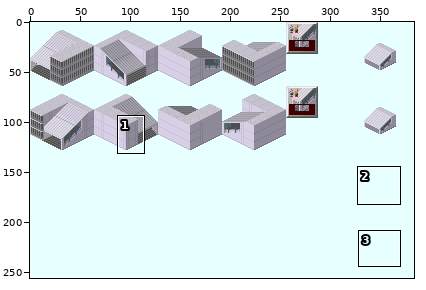
One commit to this sprite sheet: Cublic/With_EV/Station_With_Stair_EV.png. Above, an overview of the earlier version with the close-up marked.
Close-up. Before the commit:
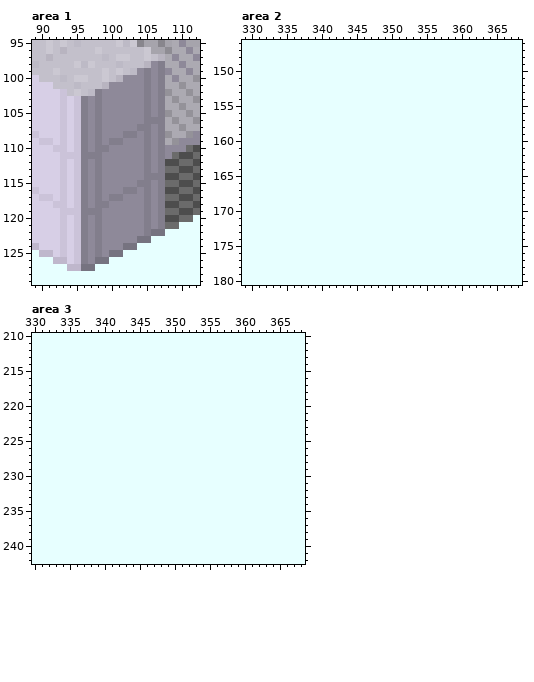
The file is 384x256 pixels. Colours within 5 levels of each other are drawn and written as one. Shown: area 1: x 89..112, y 95..129; area 2: x 329..368, y 146..180; area 3: x 330..368, y 210..242. The commit also changed other parts of the picture, which this record leaves out.
After:
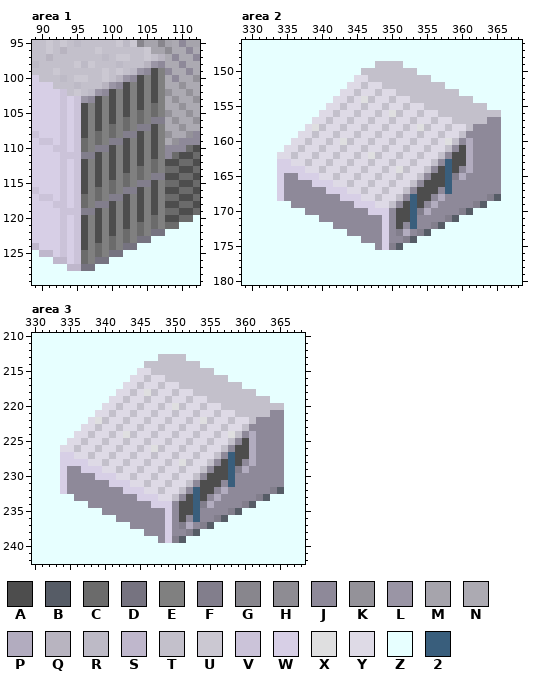
Palette (. is transparent): A #4d4d4d  B #565c66  C #6b6b6b  D #767380  E #808080  F #827e8c  G #88868d  H #8e8c93  J #8e8999  K #949299  L #9a95a5  M #a6a4ac  N #acaab2  P #b2acbf  Q #b8b4c0  R #bdbac6  S #bfb7cc  T #c3c0cb  U #cbc8d2  V #cbc3d9  W #d7cfe6  X #dfdfe0  Y #dedae6  Z #e7ffff  2 #395e7c
Difference:
Area 1:
y 98: x 106..107 JF -> LJ
y 99: x 104..107 JFJF -> LJAE
y 100: x 102 J -> L; x 104..107 JFJF -> AEAE
y 101: x 100 J -> L; x 102..107 JJJFJF -> AEAEAE
y 102: x 98 F -> L; x 100..107 JJJJJFJF -> AEAEAEAE
y 103: x 96 F -> L; x 98..107 FJJJJJJFJF -> AEAEAEAEAE
y 104: x 96..107 FJFJJJJJJFJF -> AEAEAEAEAECE
y 105: x 96..107 FJFJJJJJJFJF -> AEAEAEAECECE
y 106: x 96..105 FJFJJJJJJF -> AEAEAECECE
y 107: x 96..103 FJFJJJJJ -> AEAECECE; x 106..107 JF -> AE
y 108: x 96..101 FJFJJJ -> AECECE; x 104..107 JFJF -> AEAE
y 109: x 96..99 FJFJ -> CECE; x 102..107 JJJFJF -> AEAEAE
y 110: x 96..97 FJ -> CE; x 100..107 JJJJJFJF -> AEAEAEAE
y 111: x 98..107 FJJJJJJFJF -> AEAEAEAEAE
y 112: x 96..107 FJFJJJJJJFJF -> AEAEAEAEAECE
y 113: x 96..107 FJFJJJJJJFJF -> AEAEAEAECECE
y 114: x 96..105 FJFJJJJJJF -> AEAEAECECE
y 115: x 96..103 FJFJJJJJ -> AEAECECE; x 106..107 JF -> AE
y 116: x 96..101 FJFJJJ -> AECECE; x 104..107 JFJF -> AEAE
y 117: x 96..99 FJFJ -> CECE; x 102..107 JJJFJF -> AEAEAE
y 118: x 96..97 FJ -> CE; x 100..107 JJJJJFJF -> AEAEAEAE
y 119: x 98..107 FJJJJJJFJF -> AEAEAEAEAE
y 120: x 96..107 FJFJJJJJJFJF -> AEAEAEAEAECE
y 121: x 96..107 FJFJJJJJJFJF -> AEAEAEAECECE
y 122: x 96..105 FJFJJJJJJF -> AEAEAECECE
y 123: x 96..103 FJFJJJJJ -> AEAECECE
y 124: x 96..101 FJFJJJ -> AECECE
y 125: x 96..99 FJFJ -> CECE
y 126: x 96..97 FJ -> CE
Area 2:
y 149: x 348..351 ZZZZ -> TTTT
y 150: x 346..353 ZZZZZZZZ -> TTTTTTTT
y 151: x 345..355 ZZZZZZZZZZZ -> YYTTTTTTTTT
y 152: x 344..357 ZZZZZZZZZZZZZZ -> YYTYYTTTTTTTTT
y 153: x 343..359 ZZZZZZZZZZZZZZZZZ -> YYTYYTYYTTTTTTTTT
y 154: x 342..361 ZZZZZZZZZZZZZZZZZZZZ -> YYTYXTYYTYYTTTTTTTTT
y 155: x 341..363 ZZZZZZZZZZZZZZZZZZZZZZZ -> YYTYYTYYTYYTYYTTTTTTTTT
y 156: x 340..365 ZZZZZZZZZZZZZZZZZZZZZZZZZZ -> YYTYYTYYTYXTYYTYYTTTTTTTTT
y 157: x 339..365 ZZZZZZZZZZZZZZZZZZZZZZZZZZZ -> YYTYYTYYTYYTYYTYYTYYTTTTTJJ
y 158: x 338..365 ZZZZZZZZZZZZZZZZZZZZZZZZZZZZ -> YXTYYTYYTYYTYYTYXTYYTYYTJJJJ
y 159: x 337..365 ZZZZZZZZZZZZZZZZZZZZZZZZZZZZZ -> YYTYYTYYTYYTYYTYYTYYTYYTJJJJJ
y 160: x 336..365 ZZZZZZZZZZZZZZZZZZZZZZZZZZZZZZ -> YYTYYTYXTYYTYYTYYTYYTYXTJPJJJJ
y 161: x 335..365 ZZZZZZZZZZZZZZZZZZZZZZZZZZZZZZZ -> YYTYYTYYTYYTYYTYYTYYTYYTJAPJJJJ
y 162: x 334..365 ZZZZZZZZZZZZZZZZZZZZZZZZZZZZZZZZ -> YYTYYTYYTYYTYXTYYTYYTYYTJAAPJJJJ
y 163: x 334..365 ZZZZZZZZZZZZZZZZZZZZZZZZZZZZZZZZ -> WWYYTYYTYYTYYTYYTYYTYYTJ2AAPJJJJ
y 164: x 334..365 ZZZZZZZZZZZZZZZZZZZZZZZZZZZZZZZZ -> WWWWYYTYYTYYTYYTYXTYYTJA2AJPJJJJ
y 165: x 334..365 ZZZZZZZZZZZZZZZZZZZZZZZZZZZZZZZZ -> WJJWWWYYTYYTYYTYYTYYTJAA2FPJJJJJ
y 166: x 334..365 ZZZZZZZZZZZZZZZZZZZZZZZZZZZZZZZZ -> WJJJJWWWYYTYYTYYTYYTJAAA2JJJJJJJ
y 167: x 334..365 ZZZZZZZZZZZZZZZZZZZZZZZZZZZZZZZZ -> WJJJJJJWWWYYTYYTYYTJAAAJ2JJJJJJJ
y 168: x 334..365 ZZZZZZZZZZZZZZZZZZZZZZZZZZZZZZZZ -> WJJJJJJJJWWWYYTYYTJ2AAJPJJJJJJFB
y 169: x 336..363 ZZZZZZZZZZZZZZZZZZZZZZZZZZZZ -> JJJJJJJJJWWWYYTJA2AJPJJJJJFB
y 170: x 338..361 ZZZZZZZZZZZZZZZZZZZZZZZZ -> JJJJJJJJJWWWJAA2FPJJJJFB
y 171: x 340..359 ZZZZZZZZZZZZZZZZZZZZ -> JJJJJJJJJWJAA2JJJJFB
y 172: x 342..357 ZZZZZZZZZZZZZZZZ -> JJJJJJJWJAJ2JJFB
y 173: x 344..355 ZZZZZZZZZZZZ -> JJJJJWJFPJFB
y 174: x 346..353 ZZZZZZZZ -> JJJWJJFB
y 175: x 348..351 ZZZZ -> JWFB
Area 3:
y 213: x 348..351 ZZZZ -> TTTT
y 214: x 346..353 ZZZZZZZZ -> TTTTTTTT
y 215: x 345..355 ZZZZZZZZZZZ -> YYTTTTTTTTT
y 216: x 344..357 ZZZZZZZZZZZZZZ -> YYTYYTTTTTTTTT
y 217: x 343..359 ZZZZZZZZZZZZZZZZZ -> YYTYYTYYTTTTTTTTT
y 218: x 342..361 ZZZZZZZZZZZZZZZZZZZZ -> YYTYXTYYTYYTTTTTTTTT
y 219: x 341..363 ZZZZZZZZZZZZZZZZZZZZZZZ -> YYTYYTYYTYYTYYTTTTTTTTT
y 220: x 340..365 ZZZZZZZZZZZZZZZZZZZZZZZZZZ -> YYTYYTYYTYXTYYTYYTTTTTTTTT
y 221: x 339..365 ZZZZZZZZZZZZZZZZZZZZZZZZZZZ -> YYTYYTYYTYYTYYTYYTYYTTTTTJJ
y 222: x 338..365 ZZZZZZZZZZZZZZZZZZZZZZZZZZZZ -> YXTYYTYYTYYTYYTYXTYYTYYTJJJJ
y 223: x 337..365 ZZZZZZZZZZZZZZZZZZZZZZZZZZZZZ -> YYTYYTYYTYYTYYTYYTYYTYYTJJJJJ
y 224: x 336..365 ZZZZZZZZZZZZZZZZZZZZZZZZZZZZZZ -> YYTYYTYXTYYTYYTYYTYYTYXTJPJJJJ
y 225: x 335..365 ZZZZZZZZZZZZZZZZZZZZZZZZZZZZZZZ -> YYTYYTYYTYYTYYTYYTYYTYYTJAPJJJJ
y 226: x 334..365 ZZZZZZZZZZZZZZZZZZZZZZZZZZZZZZZZ -> YYTYYTYYTYYTYXTYYTYYTYYTJAAPJJJJ
y 227: x 334..365 ZZZZZZZZZZZZZZZZZZZZZZZZZZZZZZZZ -> WWYYTYYTYYTYYTYYTYYTYYTJ2AAPJJJJ
y 228: x 334..365 ZZZZZZZZZZZZZZZZZZZZZZZZZZZZZZZZ -> WWWWYYTYYTYYTYYTYXTYYTJA2AJPJJJJ
y 229: x 334..365 ZZZZZZZZZZZZZZZZZZZZZZZZZZZZZZZZ -> WJJWWWYYTYYTYYTYYTYYTJAA2FPJJJJJ
y 230: x 334..365 ZZZZZZZZZZZZZZZZZZZZZZZZZZZZZZZZ -> WJJJJWWWYYTYYTYYTYYTJAAA2JJJJJJJ
y 231: x 334..365 ZZZZZZZZZZZZZZZZZZZZZZZZZZZZZZZZ -> WJJJJJJWWWYYTYYTYYTJAAAJ2JJJJJJJ
y 232: x 334..365 ZZZZZZZZZZZZZZZZZZZZZZZZZZZZZZZZ -> WJJJJJJJJWWWYYTYYTJ2AAJPJJJJJJFB
y 233: x 336..363 ZZZZZZZZZZZZZZZZZZZZZZZZZZZZ -> JJJJJJJJJWWWYYTJA2AJPJJJJJFB
y 234: x 338..361 ZZZZZZZZZZZZZZZZZZZZZZZZ -> JJJJJJJJJWWWJAA2FPJJJJFB
y 235: x 340..359 ZZZZZZZZZZZZZZZZZZZZ -> JJJJJJJJJWJAA2JJJJFB
y 236: x 342..357 ZZZZZZZZZZZZZZZZ -> JJJJJJJWJAJ2JJFB
y 237: x 344..355 ZZZZZZZZZZZZ -> JJJJJWJFPJFB
y 238: x 346..353 ZZZZZZZZ -> JJJWJJFB
y 239: x 348..351 ZZZZ -> JWFB
Boxes around the changes in both close-ups, in picture pixels (x1, y1, x2, y2):
changed: (81, 61, 165, 264)
changed: (277, 61, 501, 250)
changed: (60, 354, 284, 543)
